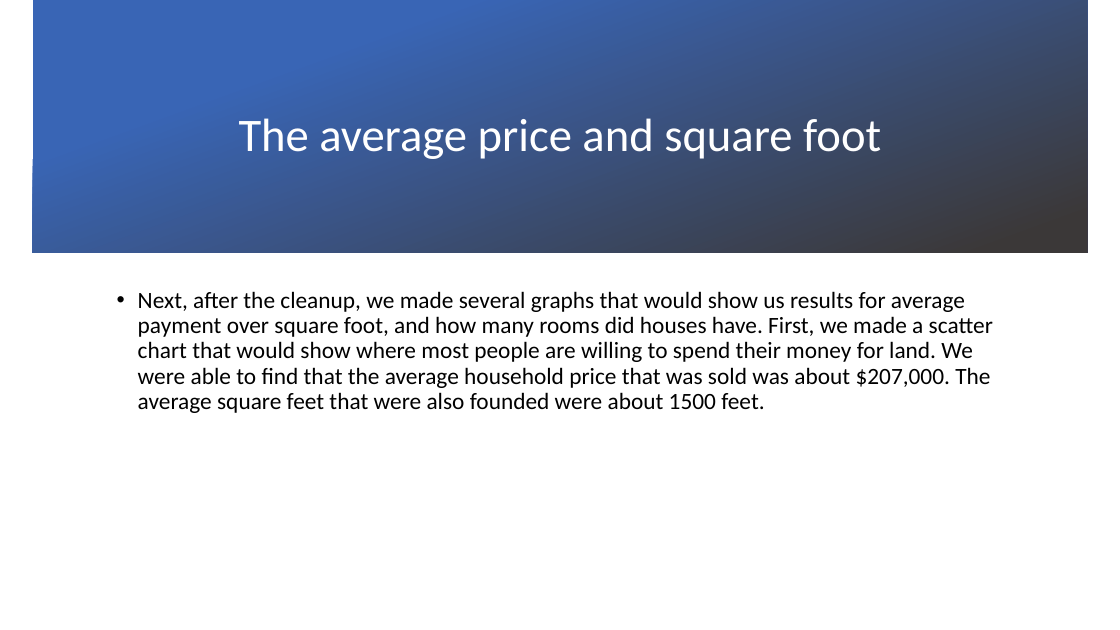
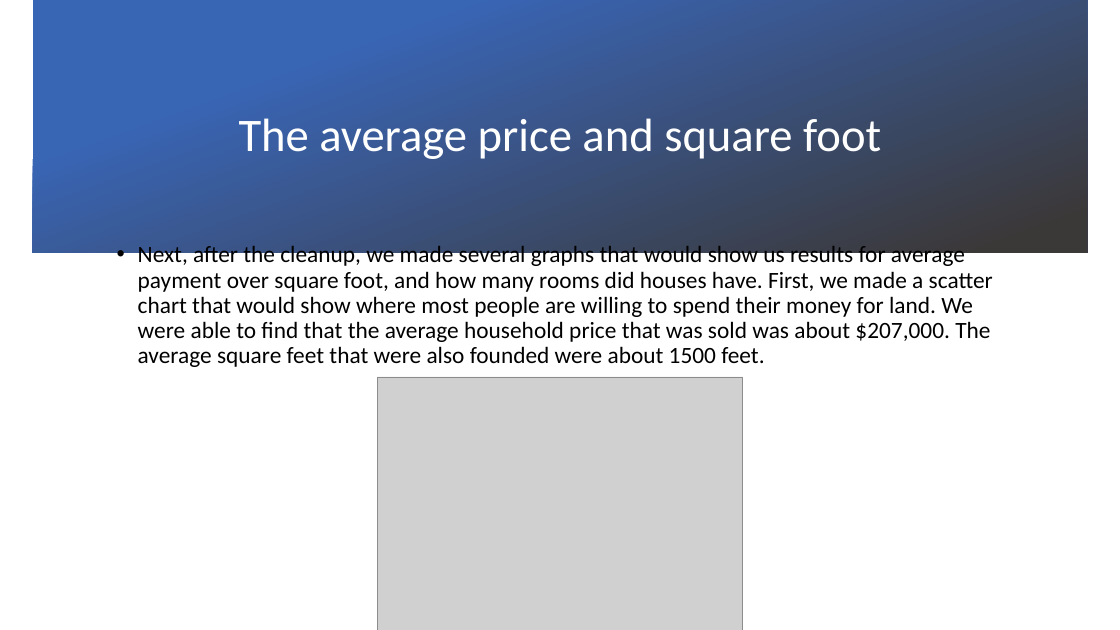
Before and after one commit to scavazos4/Project_One, a slide deck: slide 3 of presentEd.pptx. Drawn at 1120x630 pixels with LibreOffice and Linux fonts; fonts in the diff are those of the drawing; grey boxes stand for pictures; background and template pictures are left out. Boxes give left, top, right and bottom in pixels: in the first picture for what was removed or moved away, otherwise in the second. Text is boxed around its words. In the diff, an @@ line names an element or a change of style, - is before the commit and + after.

```diff
--- a/presentEd.pptx
+++ b/presentEd.pptx
@@ text "Next, after the cleanup, we ...": place and size @@
-text "Next, after the cleanup, we ..." at (138,291,993,413)
+text "Next, after the cleanup, we ..." at (138,243,993,367)
@@ picture added at (377,377,743,630) @@
```
Also in this commit, not shown: 4 other slides changed.
